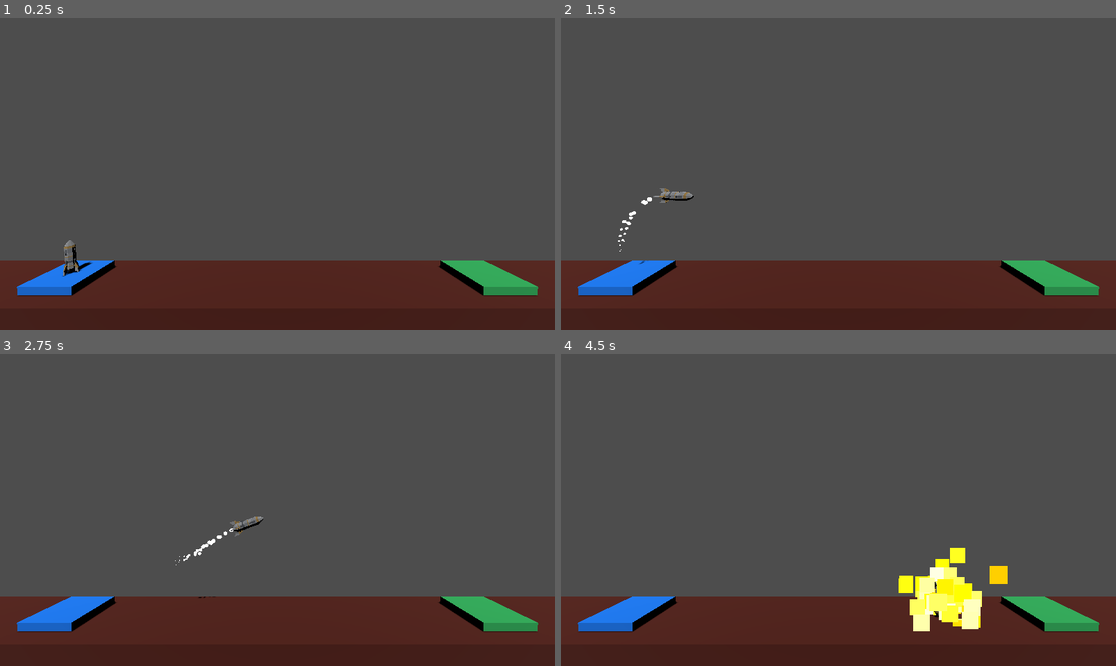
Above: before the commit, frames 1-4 (two rows, left to right).
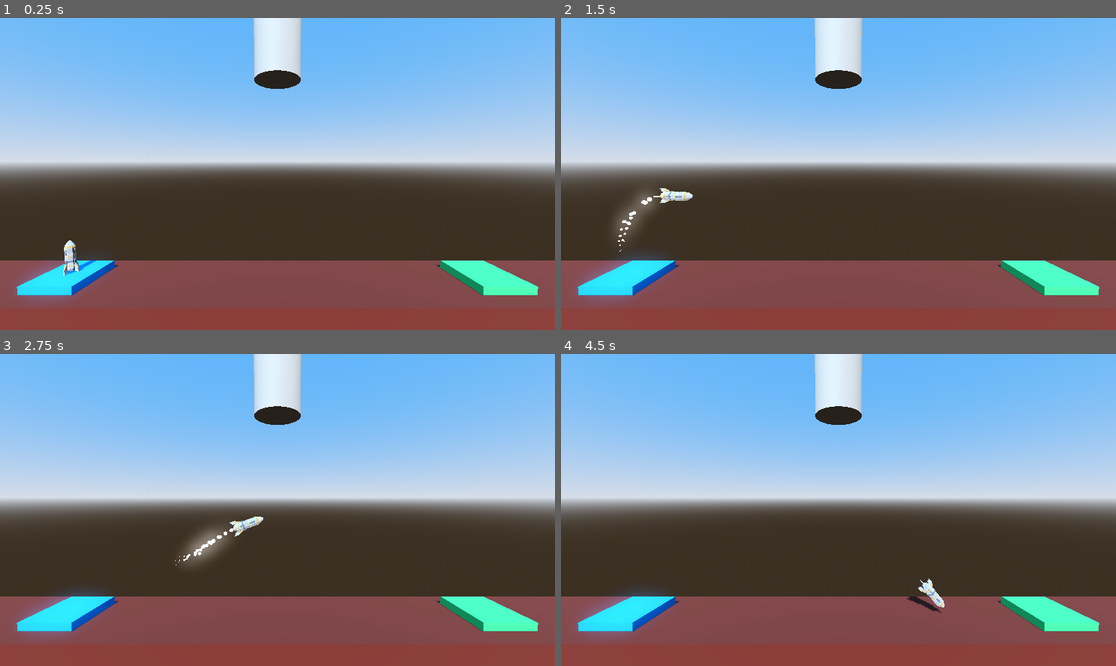
Above: after the commit, the same moments.

Repository: CharlExMachina/godot-3d-project-boost
Game: Godot game, scene res://level/level.tscn
Two runs of this game, one before a commit and one after it. Both use one fixed random seed, a clock stepped at 60 frames per second and the inputs below.
Inputs:
- Up to frame 1 (0.25 s): no input
- Up to frame 2 (1.5 s): tap Enter at 0.5 s; hold D (rotate_right) 0.53-1.28 s; hold Space (boost) 0.53-1.28 s; hold A (rotate_left) from 1.28 s (still down); tap Space (boost) at 1.35 s
- Up to frame 3 (2.75 s): release A (rotate_left) at 2.03 s; hold D (rotate_right) from 2.03 s (still down); hold Space (boost) from 2.03 s (still down)
- Up to frame 4 (4.5 s): release Space (boost) at 2.78 s; tap Space (boost) at 2.85, 4.35 s; release D (rotate_right) at 3.53 s; hold Space (boost) 3.53-4.28 s; hold A (rotate_left) from 3.53 s (still down)

The runs differ from the first frame. In frame 1, 97% of the frame differs, in the area x 0-100%, y 0-100%; in frame 2, 96%; in frame 3, 96%; in frame 4, 97%.

Commit message:
Add knockback when crashing against walls and new SFX

Diff:
--- a/level/level.tscn
+++ b/level/level.tscn
@@ -1,7 +1,21 @@
-[gd_scene load_steps=6 format=3 uid="uid://c0t28b6goculu"]
+[gd_scene load_steps=11 format=3 uid="uid://c0t28b6goculu"]
 
 [ext_resource type="Script" uid="uid://cr4jddhq3xj8e" path="res://level/landing_pad.gd" id="1_5gx2l"]
 [ext_resource type="PackedScene" uid="uid://d2o4en7045888" path="res://player.tscn" id="1_u52ul"]
+
+[sub_resource type="ProceduralSkyMaterial" id="ProceduralSkyMaterial_5gx2l"]
+sky_top_color = Color(0.28486, 0.56552, 0.956003, 1)
+sky_horizon_color = Color(0.716066, 0.758927, 0.820343, 1)
+ground_horizon_color = Color(0.716066, 0.758927, 0.820343, 1)
+
+[sub_resource type="Sky" id="Sky_qohg2"]
+sky_material = SubResource("ProceduralSkyMaterial_5gx2l")
+
+[sub_resource type="Environment" id="Environment_vkbyq"]
+background_mode = 2
+sky = SubResource("Sky_qohg2")
+tonemap_mode = 2
+glow_enabled = true
 
 [sub_resource type="StandardMaterial3D" id="StandardMaterial3D_u52ul"]
 albedo_color = Color(0.030886, 0.47477, 0.958749, 1)
@@ -12,7 +26,18 @@
 [sub_resource type="StandardMaterial3D" id="StandardMaterial3D_5xgho"]
 albedo_color = Color(0.314692, 0.0898623, 0.030847, 1)
 
+[sub_resource type="CylinderMesh" id="CylinderMesh_5gx2l"]
+
+[sub_resource type="CylinderShape3D" id="CylinderShape3D_5gx2l"]
+
 [node name="Level" type="Node3D"]
+
+[node name="WorldEnvironment" type="WorldEnvironment" parent="."]
+environment = SubResource("Environment_vkbyq")
+
+[node name="DirectionalLight3D" type="DirectionalLight3D" parent="."]
+transform = Transform3D(1, 0, 0, 0, 0.820062, 0.572275, 0, -0.572275, 0.820062, 0, 13.4884, 0)
+shadow_enabled = true
 
 [node name="Camera3D" type="Camera3D" parent="."]
 transform = Transform3D(1, 0, 0, 0, 0.998135, 0.0610485, 0, -0.0610485, 0.998135, 0, 7.391, 12.312)
@@ -40,6 +65,11 @@
 [node name="Player" parent="." instance=ExtResource("1_u52ul")]
 transform = Transform3D(1, 0, 0, 0, 1, 0, 0, 0, 1, -12.8796, 1.5, 0)
 
-[node name="DirectionalLight3D" type="DirectionalLight3D" parent="."]
-transform = Transform3D(1, 0, 0, 0, 0.563973, 0.825793, 0, -0.825793, 0.563973, 0, 13.4884, 0)
-shadow_enabled = true
+[node name="MeshInstance3D" type="MeshInstance3D" parent="." groups=["Hazard"]]
+transform = Transform3D(2.73712, 0, 0, 0, 2.73712, 0, 0, 0, 2.73712, 0, 14.8911, 0)
+mesh = SubResource("CylinderMesh_5gx2l")
+
+[node name="StaticBody3D" type="StaticBody3D" parent="MeshInstance3D" groups=["Hazard"]]
+
+[node name="CollisionShape3D" type="CollisionShape3D" parent="MeshInstance3D/StaticBody3D"]
+shape = SubResource("CylinderShape3D_5gx2l")
--- a/player.gd
+++ b/player.gd
@@ -7,6 +7,9 @@
 @onready var booster_particles: GPUParticles3D = $BoosterParticles
 @onready var explosion_particles: GPUParticles3D = $ExplosionParticles
 @onready var success_particles: GPUParticles3D = $SuccessParticles
+@onready var rocket_base: Node3D = $Body/rocket_baseB2
+@onready var recovery_timer: Timer = $RecoveryTimer
+@onready var crash_sound: AudioStreamPlayer = $CrashSound
 
 ## How much vertical force to apply when moving
 @export_range(75.0, 3_000.0) var thrust: float = 1_000.0
@@ -14,12 +17,25 @@
 ## How much rotation force to apply while moving
 @export var torque: float = 100.0
 
+## The color that shows up when the player's rocket receives damage
+@export var damage_color: Color = Color.INDIAN_RED
+
 ## Controls whether or not the player is in the process of changing scenes
 var is_transitioning: bool = false
 
+var damage_amount: float = 0.0
+
+## Controls whether the player is recovering from crashing with an object
+var is_in_recovery: bool = false
+
+
+func _ready() -> void:
+	var base = rocket_base.get_node("tmpParent/rocket_baseB") as MeshInstance3D
+	var yellow_surface = base.get_active_material(2)
+
 
 func _physics_process(delta: float) -> void:
-	if Input.is_action_pressed("boost"):
+	if Input.is_action_pressed("boost") and not is_in_recovery:
 		apply_central_force(basis.y * delta * thrust)
 		booster_particles.emitting = true
 
@@ -39,6 +55,22 @@
 		get_tree().quit()
 
 
+func _integrate_forces(state: PhysicsDirectBodyState3D) -> void:
+	if state.get_contact_count() > 0 and not is_in_recovery:
+		var collision_object = state.get_contact_collider_object(0)
+
+		if (collision_object as Node3D).is_in_group("Hazard"):
+			push_player(state.get_contact_collider_position(0))
+
+
+func push_player(collision_position: Vector3) -> void:
+	crash_sound.play()
+	is_in_recovery = true
+	var direction = (global_position - collision_position).normalized()
+	apply_central_force(Vector3(direction.x, direction.y, 0.0) * 200)
+	recovery_timer.start()
+
+
 func _on_body_entered(body: Node) -> void:
 	if is_transitioning:
 		return
@@ -48,6 +80,14 @@
 	elif "Start" in body.get_groups():
 		print("Starting position set!")
 	elif "Hazard" in body.get_groups():
+		increase_damage_amount()
+
+
+func increase_damage_amount() -> void:
+	damage_amount += 10
+	print("Damage ", damage_amount)
+
+	if damage_amount >= 100:
 		crash_sequence()
 
 
@@ -76,3 +116,7 @@
 	tween.tween_callback(
 		get_tree().change_scene_to_file.bind(next_level_file)
 	)
+
+
+func _on_recovery_timer_timeout() -> void:
+	is_in_recovery = false
--- a/player.tscn
+++ b/player.tscn
@@ -7,11 +7,12 @@
 [ext_resource type="PackedScene" uid="uid://f0ow11apxf6h" path="res://particles/booster_particles.tscn" id="5_sweqy"]
 [ext_resource type="PackedScene" uid="uid://dcecb8hw7dbrv" path="res://particles/explosion_particles.tscn" id="6_2hs0m"]
 [ext_resource type="PackedScene" uid="uid://jfwajmrh6ca7" path="res://particles/success_particles.tscn" id="7_1jxqw"]
-[ext_resource type="PackedScene" uid="uid://cs1xo073nwgkf" path="res://player/rocket_baseB.glb" id="12_u1c27"]
-[ext_resource type="PackedScene" uid="uid://c4wxt3aq6dtni" path="res://player/rocket_finsA.glb" id="13_op7ga"]
-[ext_resource type="PackedScene" uid="uid://bd7n62gn7jyaf" path="res://player/rocket_fuelA.glb" id="14_q13i1"]
-[ext_resource type="PackedScene" uid="uid://dli8i4j2fam4x" path="res://player/rocket_sidesA.glb" id="15_pylmc"]
-[ext_resource type="PackedScene" uid="uid://rrhlop3ixweh" path="res://player/rocket_topA.glb" id="16_pbfsw"]
+[ext_resource type="PackedScene" uid="uid://cs1xo073nwgkf" path="res://player/models/rocket_baseB.glb" id="12_u1c27"]
+[ext_resource type="PackedScene" uid="uid://c4wxt3aq6dtni" path="res://player/models/rocket_finsA.glb" id="13_op7ga"]
+[ext_resource type="AudioStream" uid="uid://diqwogdtx0myh" path="res://player/sfx/crash_sound.wav" id="13_urp6f"]
+[ext_resource type="PackedScene" uid="uid://bd7n62gn7jyaf" path="res://player/models/rocket_fuelA.glb" id="14_q13i1"]
+[ext_resource type="PackedScene" uid="uid://dli8i4j2fam4x" path="res://player/models/rocket_sidesA.glb" id="15_pylmc"]
+[ext_resource type="PackedScene" uid="uid://rrhlop3ixweh" path="res://player/models/rocket_topA.glb" id="16_pbfsw"]
 
 [sub_resource type="CylinderMesh" id="CylinderMesh_hqtel"]
 
@@ -29,6 +30,10 @@
 thrust = 1600.0
 torque = 230.0
 metadata/_edit_group_ = true
+
+[node name="RecoveryTimer" type="Timer" parent="."]
+wait_time = 1.2
+one_shot = true
 
 [node name="MeshInstance3D" type="MeshInstance3D" parent="."]
 visible = false
@@ -74,4 +79,8 @@
 [node name="rocket_topA2" parent="Body" instance=ExtResource("16_pbfsw")]
 transform = Transform3D(0.5, 0, 0, 0, 0.5, 0, 0, 0, 0.5, -1, 0.606512, 0)
 
+[node name="CrashSound" type="AudioStreamPlayer" parent="."]
+stream = ExtResource("13_urp6f")
+
 [connection signal="body_entered" from="." to="." method="_on_body_entered"]
+[connection signal="timeout" from="RecoveryTimer" to="." method="_on_recovery_timer_timeout"]
Not shown: 1 places in player.tscn that only renumber resources
Renamed: player/rocket_baseA.glb -> player/models/rocket_baseA.glb
Not shown, changed: player/models/rocket_baseA.glb.import
Renamed: player/rocket_baseB.glb -> player/models/rocket_baseB.glb
Not shown, changed: player/models/rocket_baseB.glb.import
Renamed: player/rocket_finsA.glb -> player/models/rocket_finsA.glb
Not shown, changed: player/models/rocket_finsA.glb.import
Renamed: player/rocket_finsB.glb -> player/models/rocket_finsB.glb
Not shown, changed: player/models/rocket_finsB.glb.import
Renamed: player/rocket_fuelA.glb -> player/models/rocket_fuelA.glb
Not shown, changed: player/models/rocket_fuelA.glb.import
Renamed: player/rocket_fuelB.glb -> player/models/rocket_fuelB.glb
(and 11 more such lines)
